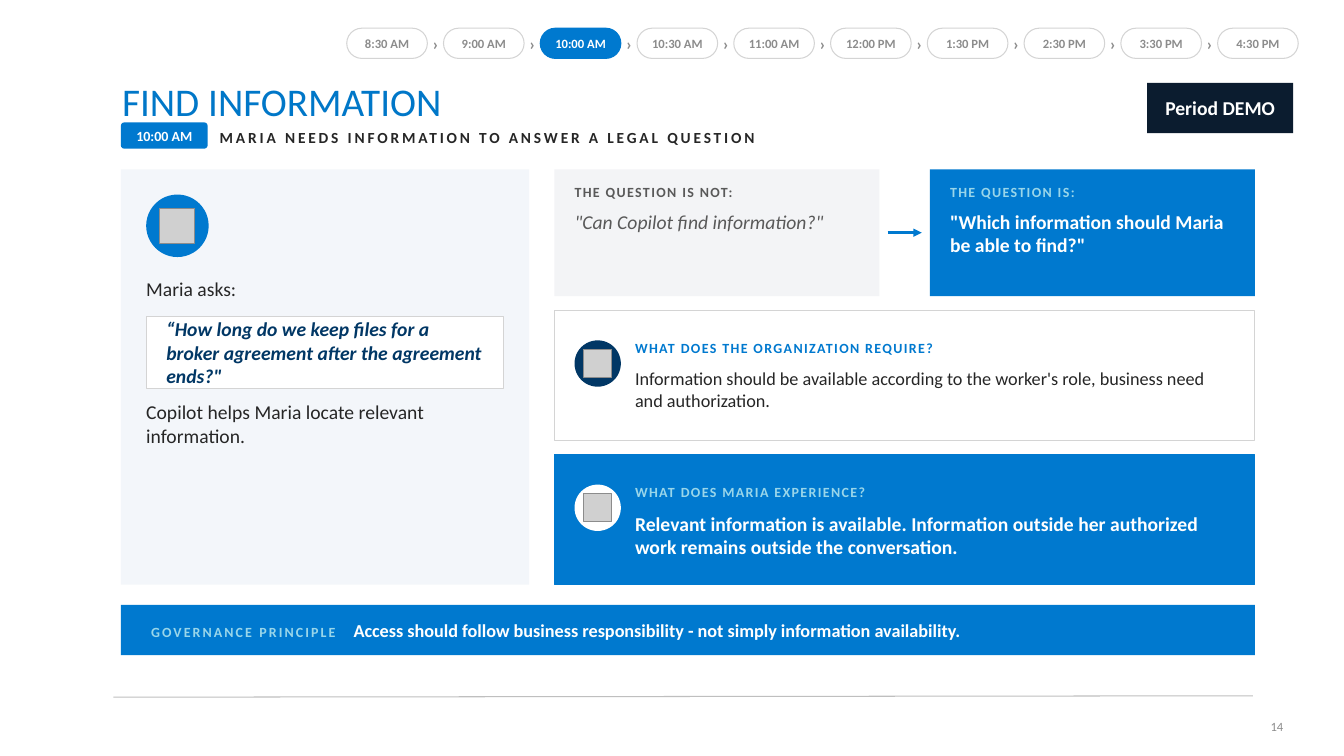
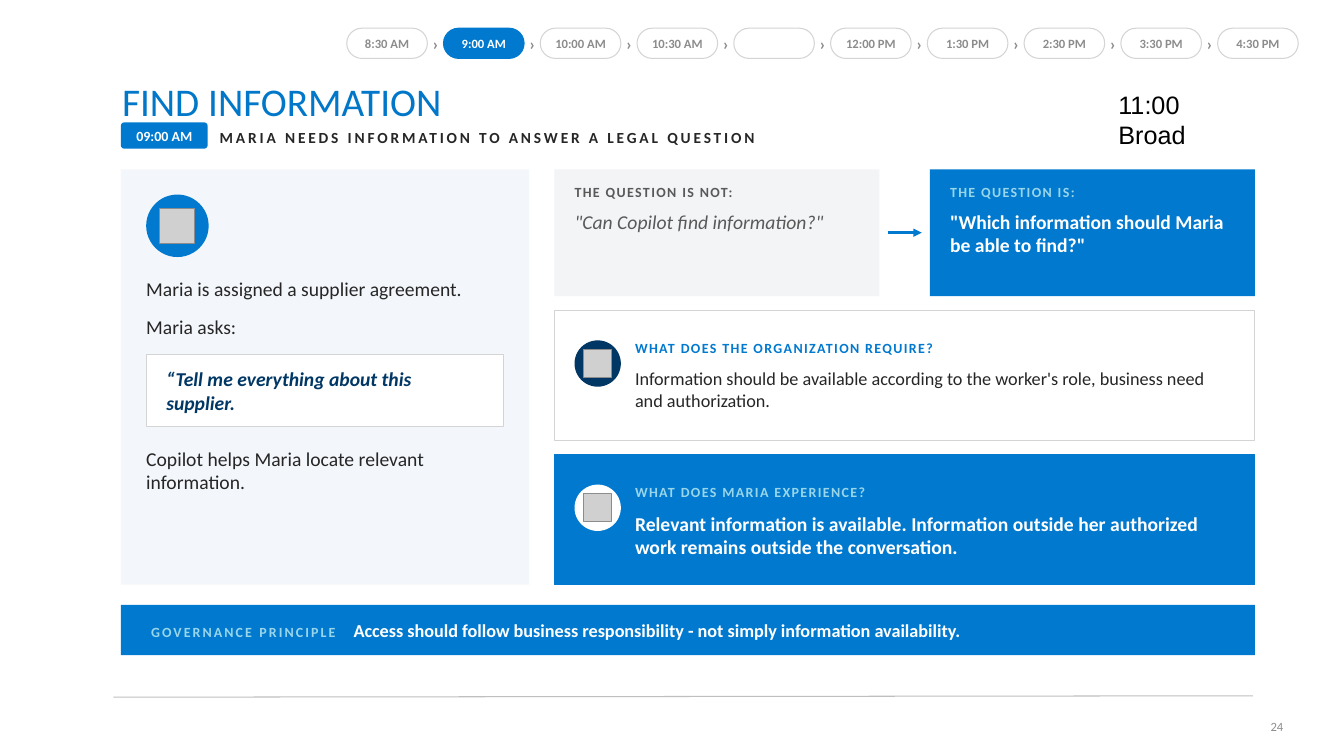
Before and after one commit to gauthiii/bhuc, a slide deck: slide 24 of Workshop_09_24.pptx (slide 14 before the commit). Drawn at 1344x756 pixels with LibreOffice and Linux fonts; fonts in the diff are those of the drawing; grey boxes stand for pictures. Boxes give left, top, right and bottom in pixels: in the first picture for what was removed or moved away, otherwise in the second. Text is boxed around its words. In the diff, an @@ line names an element or a change of style, - is before the commit and + after.

```diff
--- a/Workshop_09_24.pptx
+++ b/Workshop_09_24.pptx
@@ rounded rectangle "9:00 AM" at (444,28,524,58): text colour #8C8C8C to #FFFFFF; fill #FFFFFF to #0079CF; outline #D4D4D4 0.75 pt to #0079CF 0.75 pt @@
@@ rounded rectangle "10:00 AM" at (540,28,621,58): text colour #FFFFFF to #8C8C8C; fill #0079CF to #FFFFFF; outline #0079CF 0.75 pt to #D4D4D4 0.75 pt @@
@@ text in rounded rectangle at (749,40,800,48): text removed @@
-11:00 AM
@@ rectangle removed at (1147,83,1294,133) @@
@@ text added at (1118,96,1185,145), 18 pt, text #000000 @@
+11:00 Broad
@@ text in rounded rectangle at (136,132,193,141): text changed @@
-10:00 AM
+09:00 AM
@@ text added at (146,282,462,300), 14 pt, text #262626 @@
+Maria is assigned a supplier agreement.
@@ text "Maria asks:": place and size @@
-text "Maria asks:" at (146,282,236,296)
+text "Maria asks:" at (146,320,236,334)
@@ rectangle: place and size @@
-rectangle at (146,317,504,388)
+rectangle at (146,355,504,426)
@@ text at (166,371,412,413): text changed @@
-“How long do we keep files for a broker agreement after the agreement ends?"
+“Tell me everything about this supplier.
@@ text "Copilot helps Maria locate relevant ...": place and size @@
-text "Copilot helps Maria locate relevant ..." at (146,405,424,443)
+text "Copilot helps Maria locate relevant ..." at (146,452,424,489)
```
Also in this commit, not shown: 7 other slides changed, 12 slides added, 1 slide removed, 3 other files.
